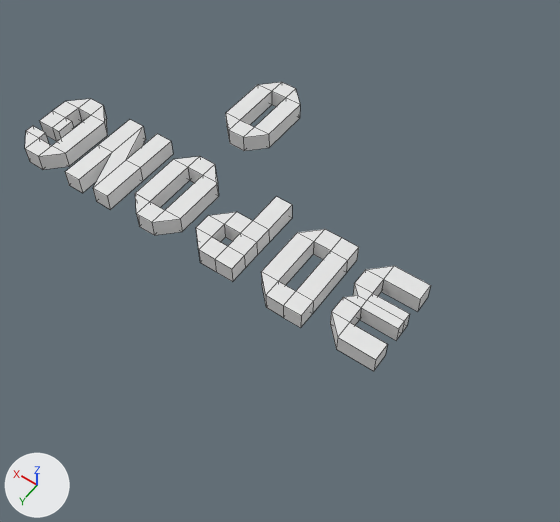
An edit to the Blender file assets/3d_pong_models.blend, drawn before and after from the same camera.
The view is the same before and after, from a camera (50 mm lens) standing at (-16.7, 38.7, 59.3) and looking at (12.8, -2.5, -5.4). The axes (+X, +Y, +Z) are drawn at lower left. The lights are the same throughout. Mesh edges are drawn as thin lines.

Objects in the first picture: 'letter_O', 'logo_3D', 'logo_PONG'.
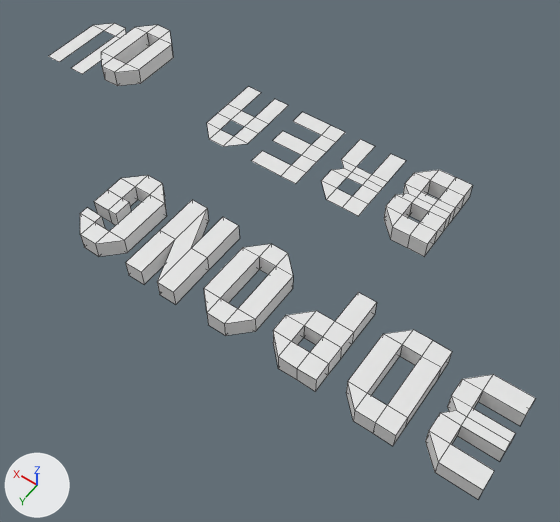
Pixel boxes [x1, y1, x2, y2] of what changed, in the pictures (560 x 522 px):
```json
{"object": "logo_PONG", "change": "moved", "before": [25, 99, 292, 282], "after": [80, 175, 377, 391]}
{"object": "logo_3D", "change": "moved", "before": [261, 229, 431, 371], "after": [346, 330, 535, 499]}
{"object": "letter_O", "change": "moved", "before": [226, 82, 300, 151], "after": [101, 25, 173, 86]}
{"object": "letter_B", "change": "added", "after": [384, 170, 473, 256]}
{"object": "Plane", "change": "added", "after": [321, 139, 406, 216]}
{"object": "Plane.001", "change": "added", "after": [252, 112, 345, 184]}
{"object": "Plane.002", "change": "added", "after": [207, 87, 288, 146]}
{"object": "Plane.003", "change": "added", "after": [48, 23, 126, 74]}
```

Edits to the scene script, one JSON object a line:
```json
{"op": "add", "block": "me_logo_3d_001", "code": ["me_logo_3d_001 = bpy.data.meshes.new('logo_3D.001')", "me_logo_3d_001.from_pydata(...)  # 52 vertices, 56 faces; spans x -3.0..3.0, y -5.0..5.0, z -1.0..1.0"]}
{"op": "add", "block": "me_plane_002", "code": ["me_plane_002 = bpy.data.meshes.new('Plane.002')", "me_plane_002.from_pydata(...)  # 23 vertices, 13 faces; spans x -1.0..5.0, y -9.0..1.0, z 0.0"]}
{"op": "add", "block": "me_plane_003", "code": ["me_plane_003 = bpy.data.meshes.new('Plane.003')", "me_plane_003.from_pydata(...)  # 18 vertices, 8 faces; spans x -1.0..5.0, y -5.0..5.0, z 0.0"]}
{"op": "add", "block": "me_plane_004", "code": ["me_plane_004 = bpy.data.meshes.new('Plane.004')", "me_plane_004.from_pydata(...)  # 18 vertices, 10 faces; spans x -1.0..5.0, y -5.0..5.0, z 0.0"]}
{"op": "add", "block": "me_plane_005", "code": ["me_plane_005 = bpy.data.meshes.new('Plane.005')", "me_plane_005.from_pydata([(-1.0, -3.0, 0.0), (1.0, -3.0, 0.0), (-1.0, 5.0, 0.0), (1.0, 5.0, 0.0), (1.0, -5.0, 0.0), (3.0, -3.0, 0.0), (3.0, -5.0, 0.0), (5.0, -3.0, 0.0), (3.0, 5.0, 0.0), (5.0, 5.0, 0.0)], [], [(0, 1, 3, 2), (1, 0, 4), (1, 4, 6, 5), (5, 6, 7), (5, 7, 9, 8)])"]}
{"op": "set", "path": "ob_letter_o.location", "old": "(24.0, -15.0, 0.0)", "new": "(43.0, -15.0, 0.0)"}
{"op": "set", "path": "ob_logo_pong.location", "old": "(28.0, 0.0, 0.0)", "new": "(15.0, 5.0, -0.5)"}
{"op": "set", "path": "ob_logo_3d.location", "old": "(4.0, 0.0, -1.0)", "new": "(-9.0, 5.0, -1.5)"}
{"op": "add", "block": "ob_letter_b", "code": ["ob_letter_b = bpy.data.objects.new('letter_B', me_logo_3d_001)", "ob_letter_b.location = (3.0, -15.0, -2.0)"]}
{"op": "add", "block": "ob_plane", "code": ["ob_plane = bpy.data.objects.new('Plane', me_plane_002)", "ob_plane.location = (9.0, -11.0, -2.0)"]}
{"op": "add", "block": "ob_plane_001", "code": ["ob_plane_001 = bpy.data.objects.new('Plane.001', me_plane_003)", "ob_plane_001.location = (17.0, -15.0, -2.0)"]}
{"op": "add", "block": "ob_plane_002", "code": ["ob_plane_002 = bpy.data.objects.new('Plane.002', me_plane_004)", "ob_plane_002.location = (25.0, -15.0, -2.0)"]}
{"op": "add", "block": "ob_plane_003", "code": ["ob_plane_003 = bpy.data.objects.new('Plane.003', me_plane_005)", "ob_plane_003.location = (49.0, -15.0, -2.0)"]}
```
